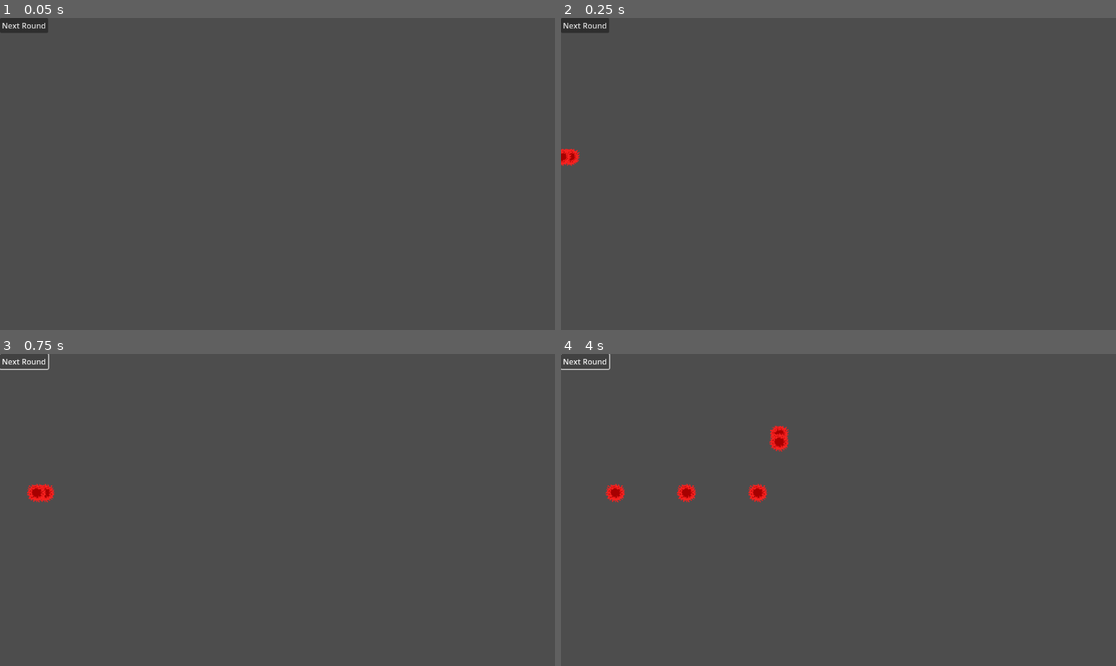
Above: before the commit, frames 1-4 (two rows, left to right).
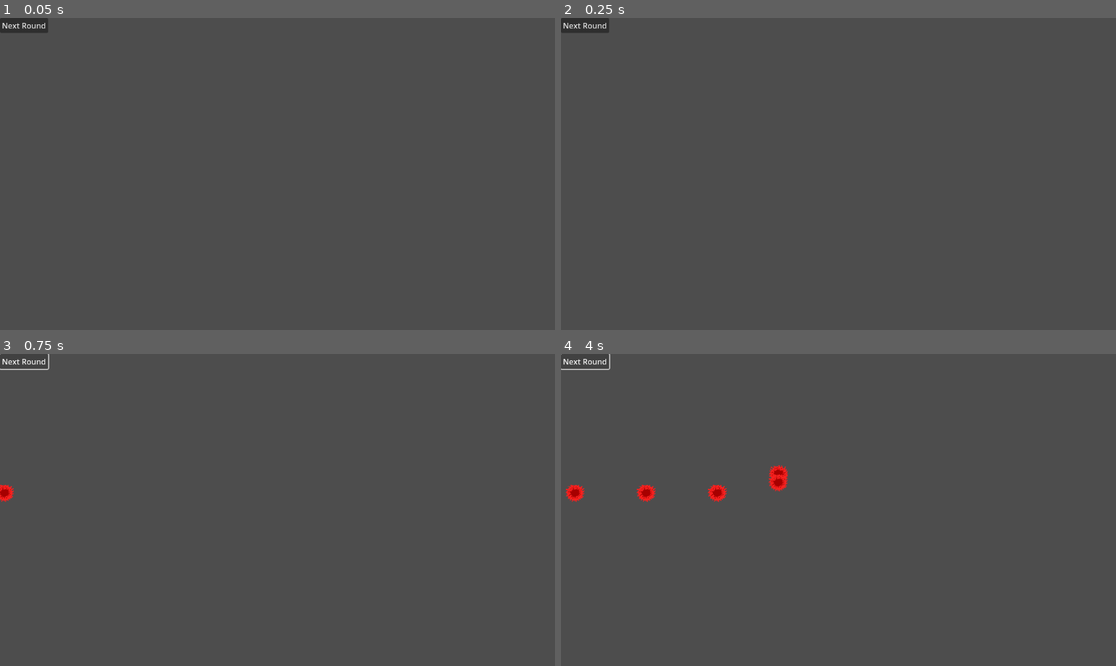
Above: after the commit, the same moments.

Repository: Kryzi/TowerDefense
Game: Godot game, scene res://Scenes/world.tscn
Two runs of this game, one before a commit and one after it. Both use one fixed random seed, a clock stepped at 60 frames per second and the inputs below.
Inputs:
- Up to frame 1 (0.05 s): no input
- Up to frame 2 (0.25 s): no input
- Up to frame 3 (0.75 s): click "Next Round" at 0.5 s
- Up to frame 4 (4 s): click "Next Round" at 1.25 s; tap Enter (ui_accept) at 2, 2.27, 3.02 s; hold Right (ui_right) 2.03-3.53 s; hold Left (ui_left) from 3.53 s (still down)

Frame 1 is identical in both runs. In frame 2, 0.2% of the frame differs, in the area x 0-4%, y 41-48%; in frame 3, 0.4%; in frame 4, 1.4%, in the area x 0-42%, y 22-48%.

Commit message:
Wave system very good now

Diff:
--- a/Scripts/Path2D.gd
+++ b/Scripts/Path2D.gd
@@ -2,9 +2,8 @@
 
 const VIRUS_1 = preload("res://Scenes/virus_1.tscn")
 
-var currentRound = 1
+var currentRound = 0
 var waveDone = true
-var spawningDone = false
 
 func _ready():
 	pass
@@ -35,14 +34,10 @@
 
 			call_deferred("add_child", virus)
 
-	spawningDone = true
-
-
-
 
 
 func _on_næste_runde_knap_pressed():
-	if spawningDone == true:
+
+	if get_tree().get_nodes_in_group("enemy") == []:
 		currentRound += 1
 		waveDone = true
-		spawningDone = false
